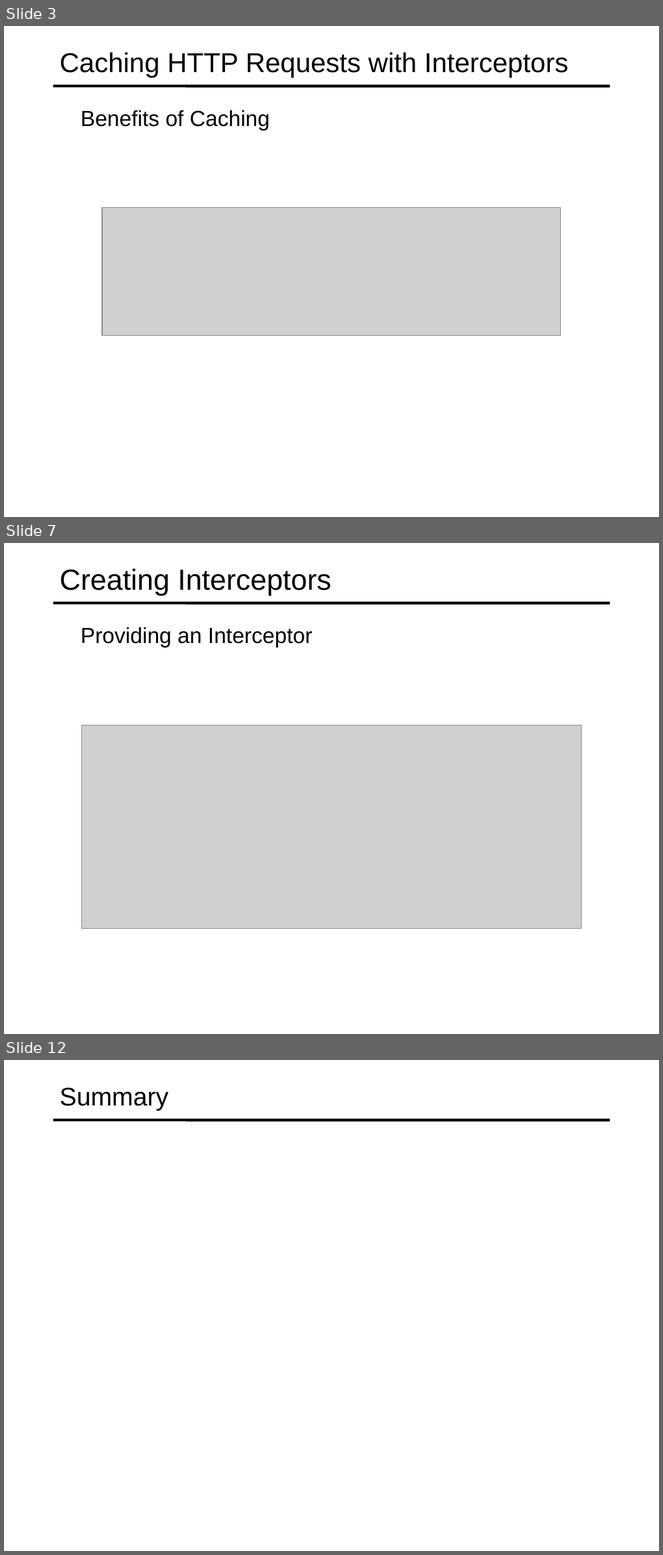
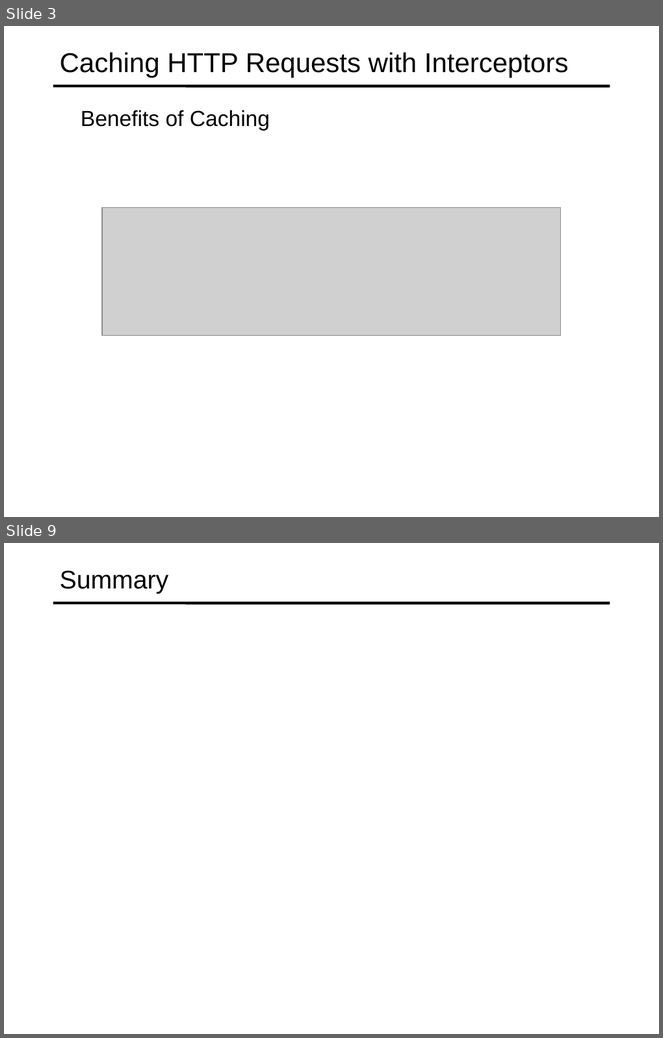
Before and after one commit to specter01wj/Jago_Link_Training, a slide deck: Angular/Angular12/Deep Dive/Angular HTTP Communication/4_Caching_HTTP_Requests_with_Interceptors/L4_Caching_HTTP_Requests_with_Interceptors.ppt. Shown one above the other, each under a label of ours: slides 3, 7 and 12 before the commit, slides 3 and 9 after it; the slides between them are not shown. The pictures are 663x1555 and 663x1038 pixels, drawn with LibreOffice and Linux fonts; fonts in the diff are those of the drawing; grey boxes stand for pictures. Boxes give left, top, right and bottom in pixels: in the first picture for what was removed or moved away, otherwise in the second. Text is boxed around its words. In the diff, an @@ line names an element or a change of style, - is before the commit and + after.

```diff
--- a/Angular/Angular12/Deep Dive/Angular HTTP Communication/4_Caching_HTTP_Requests_with_Interceptors/L4_Caching_HTTP_Requests_with_Interceptors.ppt
+++ b/Angular/Angular12/Deep Dive/Angular HTTP Communication/4_Caching_HTTP_Requests_with_Interceptors/L4_Caching_HTTP_Requests_with_Interceptors.ppt
@@ slide 7 removed at [4, 543, 659, 1034], background #FFFFFF; not listed: 1 template element that a slide beside it also shows @@
@@ title removed at [60, 568, 331, 596] @@
-Creating Interceptors
@@ text removed at [81, 627, 313, 648] @@
-  Providing an Interceptor
@@ picture removed at [81, 726, 582, 929] @@
@@ what was slide 12 is now slide 9 @@
```
Also in this commit, not shown: 5 slides added, 7 other slides removed, 1 other file.
